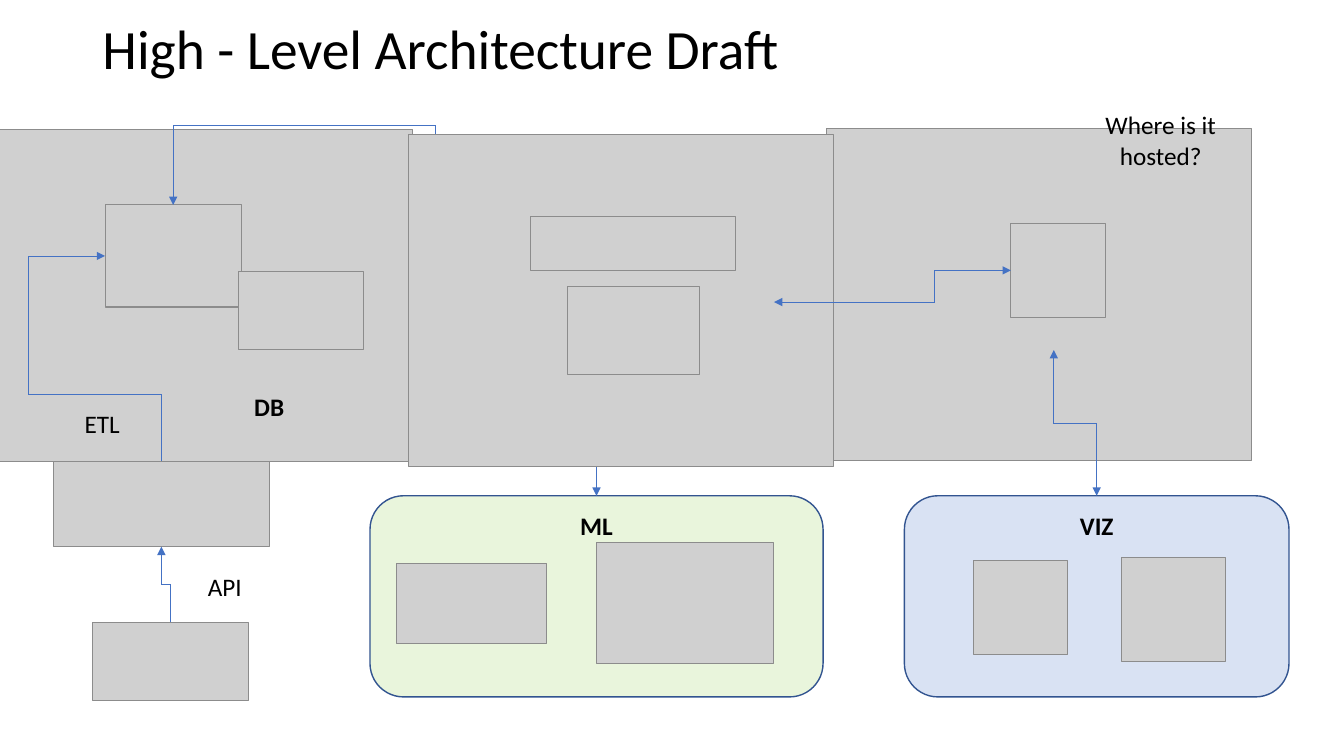
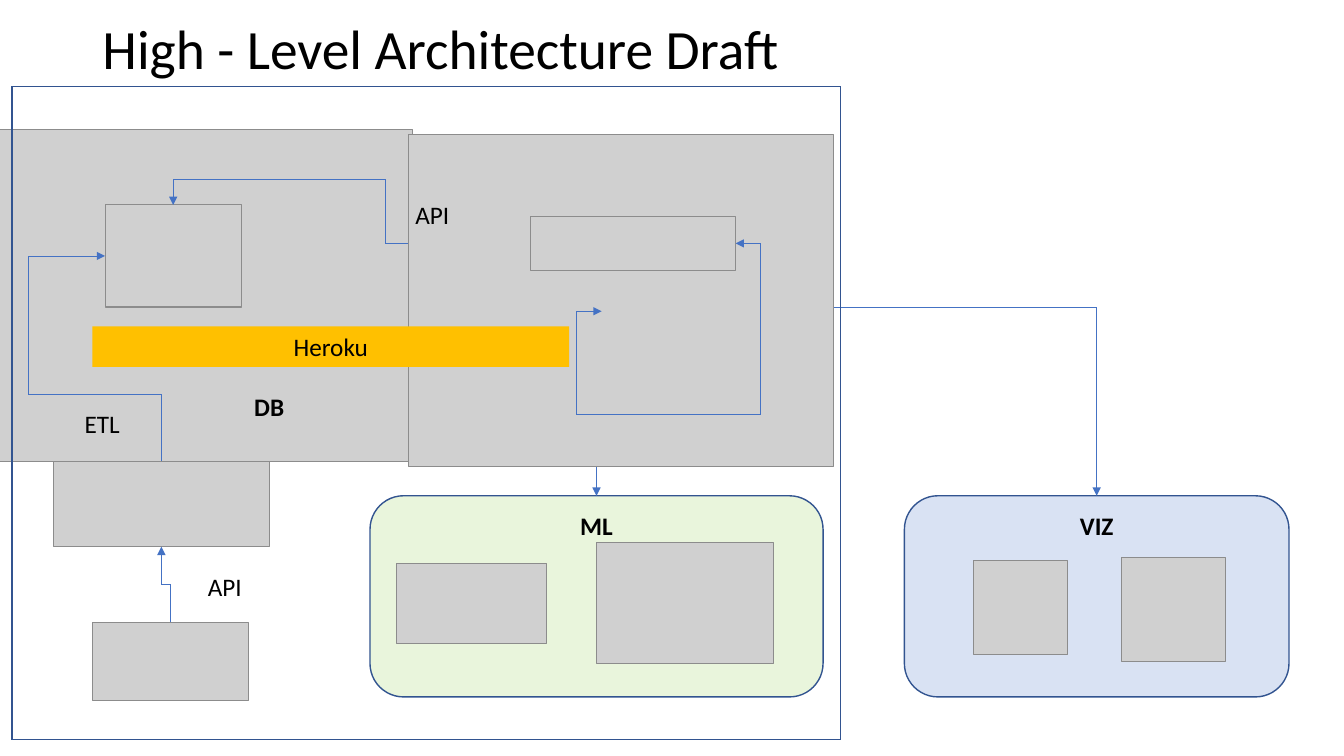
Before and after one commit to msabir10/Final_Project, a slide deck: slide 3 of Final Project Technology Selection.pptx. Drawn at 1344x756 pixels with LibreOffice and Linux fonts; fonts in the diff are those of the drawing; grey boxes stand for pictures; background and template pictures are left out. Boxes give left, top, right and bottom in pixels: in the first picture for what was removed or moved away, otherwise in the second. Text is boxed around its words. In the diff, an @@ line names an element or a change of style, - is before the commit and + after.

Commit message:
Updated Architecture

```diff
--- a/Final Project Technology Selection.pptx
+++ b/Final Project Technology Selection.pptx
@@ rectangle added at <box>12,87,841,740</box>, outline #325491 1 pt @@
@@ text removed at <box>1105,114,1216,165</box> @@
-Where is it hosted?
@@ picture removed at <box>827,129,1252,461</box> @@
@@ elbow double arrow moved from (519, 277) - (173, 205) to (530, 244) - (173, 205) @@
@@ text added at <box>415,208,449,224</box>, 18 pt, text #000000 @@
+API
@@ picture removed at <box>1011,224,1105,318</box> @@
@@ elbow double arrow moved from (774, 302) - (1011, 270) to (736, 244) - (602, 312) @@
@@ picture removed at <box>239,271,364,349</box> @@
@@ picture removed at <box>568,286,700,374</box> @@
@@ rectangle added at <box>93,327,570,367</box>, fill #FFC000, 18 pt, text #000000 @@
+Heroku
@@ elbow double arrow moved from (1054, 350) - (1097, 496) to (799, 308) - (1097, 496) @@
```
Also in this commit, not shown: 1 other slide changed.
